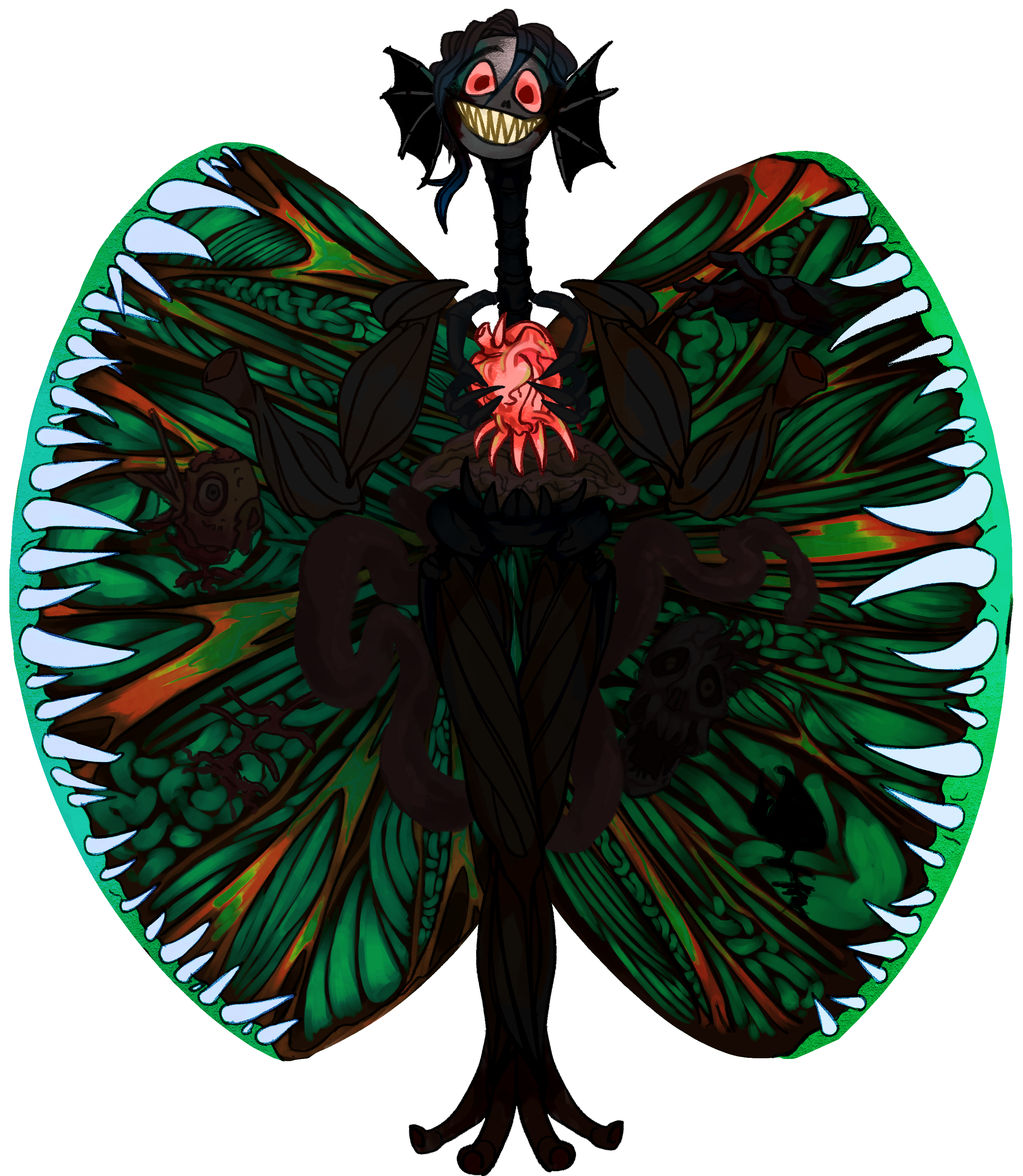
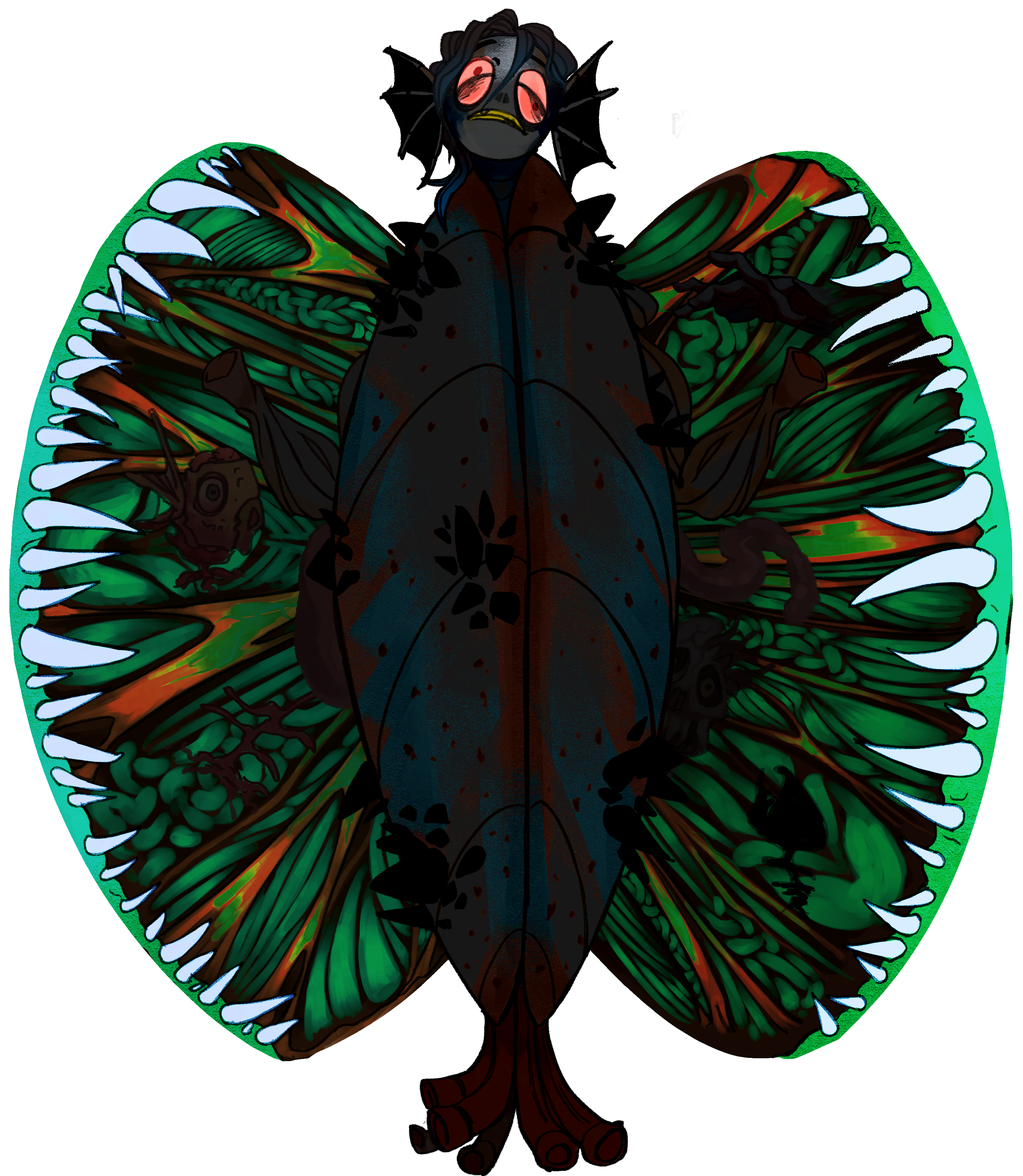
Two versions of the same layered image (1023x1176). Layer-by-layer changes:
showed group "階段一" (11 layers) over [305, 8, 729, 1172]
showed "閉眼", painted on it over [453, 72, 729, 149]
